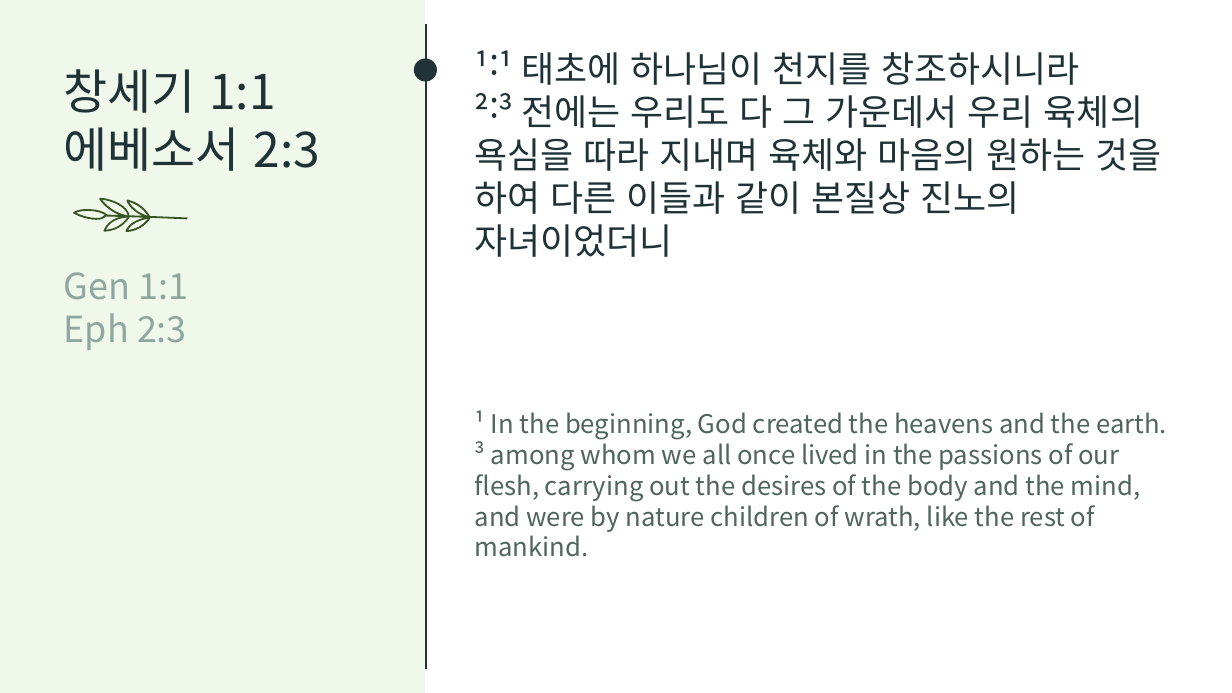
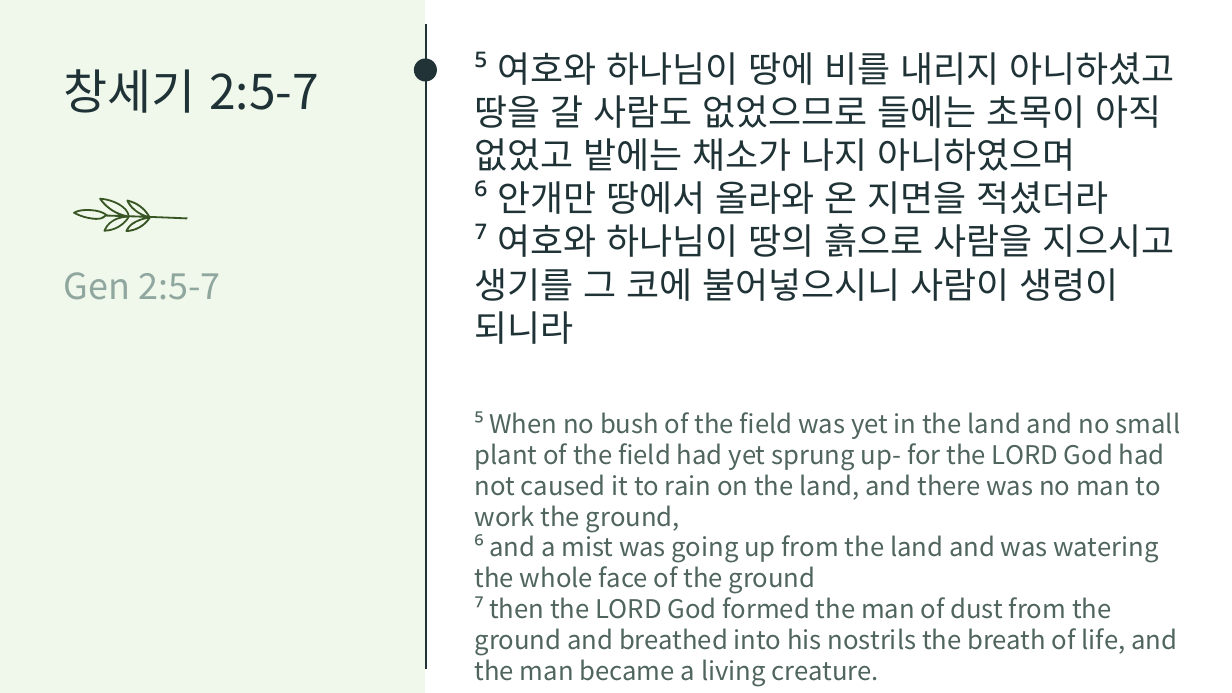
Before and after one commit to mmminq/Bible_Reference_to_PPT, a slide deck: slide 1 of output.pptx. Drawn at 1232x693 pixels with LibreOffice and Linux fonts; fonts in the diff are those of the drawing. Boxes give left, top, right and bottom in pixels: in the first picture for what was removed or moved away, otherwise in the second. Text is boxed around its words. In the diff, an @@ line names an element or a change of style, - is before the commit and + after.

```diff
--- a/output.pptx
+++ b/output.pptx
@@ text at bbox=[475, 51, 1175, 344]: text changed @@
-¹˸¹ 태초에 하나님이 천지를 창조하시니라
-²˸³ 전에는 우리도 다 그 가운데서 우리 육체의 욕심을 따라 지내며 육체와 마음의 원하는 것을 하여 다른 이들과 같이 본질상 진노의 자녀이었더니
+⁵ 여호와 하나님이 땅에 비를 내리지 아니하셨고 땅을 갈 사람도 없었으므로 들에는 초목이 아직 없었고 밭에는 채소가 나지 아니하였으며
+⁶ 안개만 땅에서 올라와 온 지면을 적셨더라
+⁷ 여호와 하나님이 땅의 흙으로 사람을 지으시고 생기를 그 코에 불어넣으시니 사람이 생령이 되니라
@@ text at bbox=[64, 69, 319, 113]: text changed @@
-창세기 1:1
-에베소서 2:3
+창세기 2:5-7
@@ text at bbox=[64, 272, 220, 300]: text changed @@
-Gen 1:1
-Eph 2:3
+Gen 2:5-7
@@ text at bbox=[475, 411, 1180, 686]: text changed @@
-¹ In the beginning, God created the heavens and the earth.
-³ among whom we all once lived in the passions of our flesh, carrying out the desires of the body and the mind, and were by nature children of wrath, like the rest of mankind.
+⁵ When no bush of the field was yet in the land and no small plant of the field had yet sprung up- for the LORD God had not caused it to rain on the land, and there was no man to work the ground,
+⁶ and a mist was going up from the land and was watering the whole face of the ground
+⁷ then the LORD God formed the man of dust from the ground and breathed into his nostrils the breath of life, and the man became a living creature.
```
Also in this commit, not shown: 1 slide added, 2 other files.
